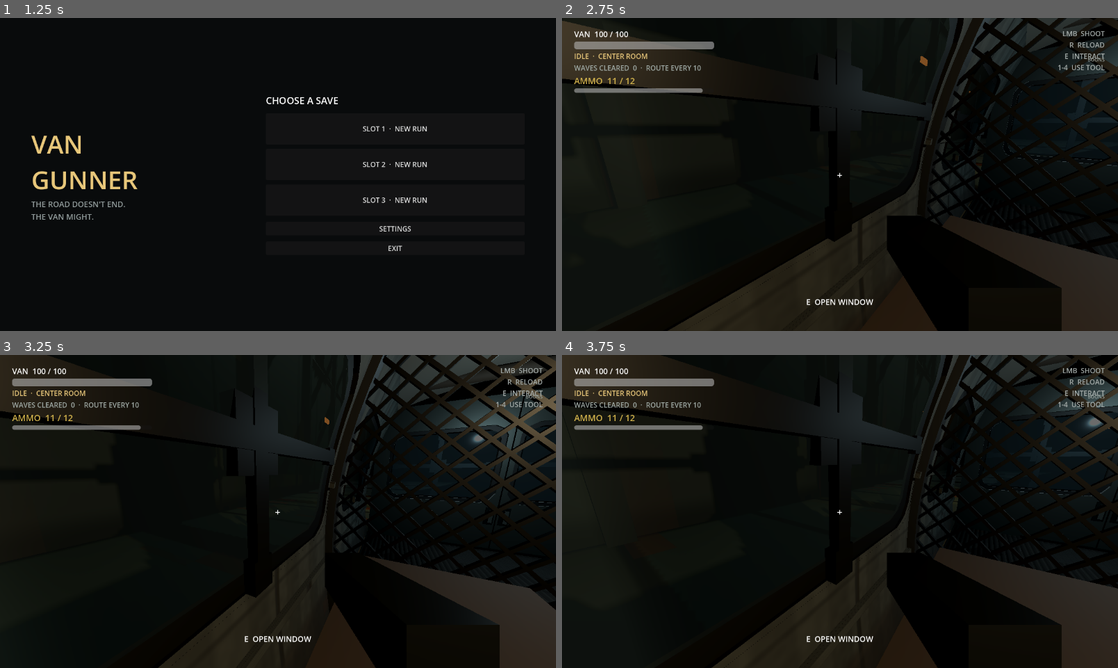
Above: before the commit, frames 1-4 (two rows, left to right).
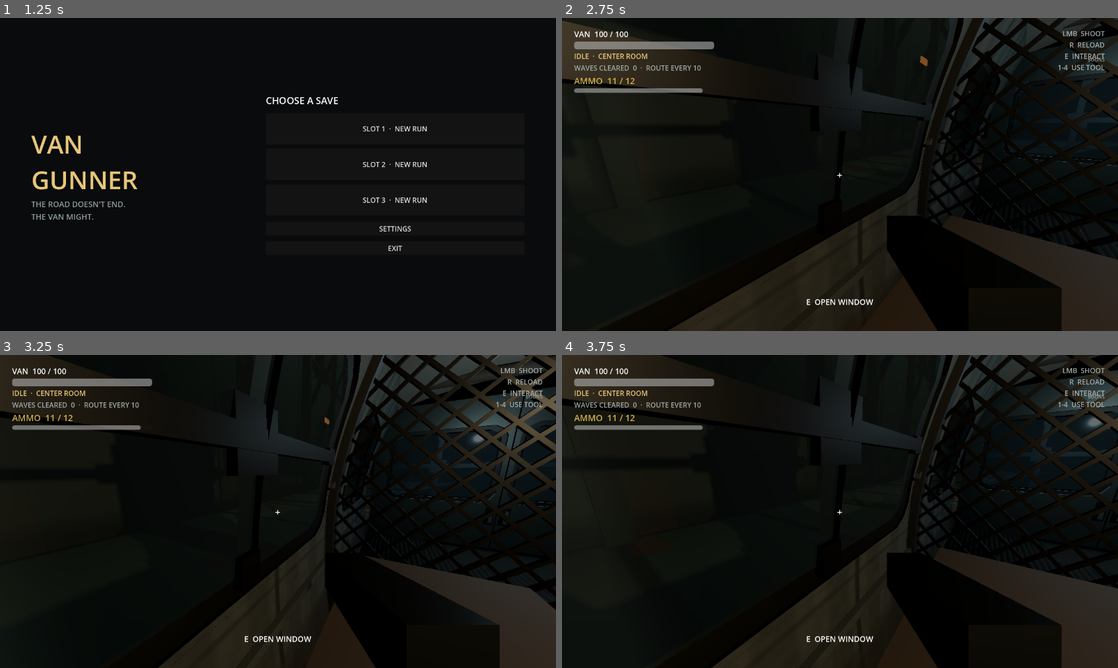
Above: after the commit, the same moments.

Repository: SebastianFreitas/van-gunner
Game: Godot game, scene res://scenes/boot/boot.tscn
Same seed, same stepped clock (60 frames per second), same inputs: the game is played once before the commit and once after it.
Inputs (mouse positions are in pixels of both pictures, inside the frame that each line leads up to):
- Up to frame 1 (1.25 s): tap Enter at 0.5 s; move the mouse to (400, 158) at 0.52 s; hold D (move_right) from 0.53 s (still down); hold E (interact) from 0.53 s (still down)
- Up to frame 2 (2.75 s): release D (move_right) at 1.25 s; release E (interact) at 1.25 s; click "SLOT 1 · NEW RUN" at 1.25 s; tap Space at 2 s; move the mouse to (812, 174) at 2.02 s; hold W (move_forward) from 2.03 s (still down); click (812, 174) at 2.1 s
- Up to frame 3 (3.25 s): keep holding W (move_forward); move the mouse to (289, 505) at 2.77 s; hold 1 (use_slot_1) from 2.78 s (still down)
- Up to frame 4 (3.75 s): keep holding W (move_forward); tap Enter at 3.5 s; move the mouse to (834, 517) at 3.52 s; release 1 (use_slot_1) at 3.53 s; tap 2 (use_slot_2) at 3.6 s

Frame 1 is identical in both runs. In frame 2, 0.2% of the frame differs, in the area x 47-73%, y 12-72%; in frame 3, 0.3%; in frame 4, 0.3%, in the area x 47-70%, y 5-74%.

Commit message:
Bend side-window iron crosses to follow the wall bow.
Keep flat rectangular bars like the rear panes instead of twisting into a pipe profile.

Co-authored-by: Cursor <cursoragent@cursor.com>

Diff:
--- a/scripts/run/broken_iron_cross.gd
+++ b/scripts/run/broken_iron_cross.gd
@@ -4,6 +4,7 @@
 ## Blown-out iron + after a window breach. Same local frame as IronCross:
 ## XY = glass face, +Z = outward. Center plate and mid-bars are gone;
 ## only frame pads + jagged stubs remain.
+## Optional side-wall curve: top/bottom pads + stubs follow VanSideWall.
 
 @export var span_width := 2.2
 @export var span_height := 1.23
@@ -11,6 +12,7 @@
 @export var bar_depth := 0.055
 @export var rivet_size := 0.045
 @export var end_pad_size := 0.16
+@export var curve_segments := 14
 @export var rebuild_on_ready := true
 
 ## 0 = fresh RNG each rebuild. Non-zero = stable look for that seed.
@@ -26,11 +28,20 @@
 
 var _built := false
 var _rng := RandomNumberGenerator.new()
+var _curve_walls: VanSideWall = null
+var _curve_mid_y := 0.0
 
 
 func _ready() -> void:
 	if rebuild_on_ready:
 		rebuild()
+
+
+## Bend remaining pads/stubs to match a bowed side wall.
+func follow_side_wall_curve(walls: VanSideWall, mid_y: float) -> void:
+	_curve_walls = walls
+	_curve_mid_y = mid_y
+	rebuild()
 
 
 func rebuild() -> void:
@@ -61,16 +72,26 @@
 	# Frame mounts stay — bars snap off inward of these.
 	_add_box("EndPad", Vector3(end_pad_size, end_pad_size * 0.85, pad_depth), Vector3(half_w, 0.0, pad_z), iron)
 	_add_box("EndPad", Vector3(end_pad_size, end_pad_size * 0.85, pad_depth), Vector3(-half_w, 0.0, pad_z), iron)
-	_add_box("EndPad", Vector3(end_pad_size * 0.85, end_pad_size, pad_depth), Vector3(0.0, half_h, pad_z), iron)
-	_add_box("EndPad", Vector3(end_pad_size * 0.85, end_pad_size, pad_depth), Vector3(0.0, -half_h, pad_z), iron)
+	_add_box(
+		"EndPad",
+		Vector3(end_pad_size * 0.85, end_pad_size, pad_depth),
+		Vector3(0.0, half_h, pad_z + _curve_z(half_h)),
+		iron
+	)
+	_add_box(
+		"EndPad",
+		Vector3(end_pad_size * 0.85, end_pad_size, pad_depth),
+		Vector3(0.0, -half_h, pad_z + _curve_z(-half_h)),
+		iron
+	)
 
 	var tip_rivet := rivet_size * 0.75
 	var tip_z := pad_z + pad_depth * 0.5 + tip_rivet * 0.3
 	for tip in [
 		Vector3(half_w, 0.0, tip_z),
 		Vector3(-half_w, 0.0, tip_z),
-		Vector3(0.0, half_h, tip_z),
-		Vector3(0.0, -half_h, tip_z),
+		Vector3(0.0, half_h, tip_z + _curve_z(half_h)),
+		Vector3(0.0, -half_h, tip_z + _curve_z(-half_h)),
 	]:
 		_add_box("TipRivet", Vector3(tip_rivet, tip_rivet, tip_rivet * 0.65), tip, rivet_mat)
 
@@ -78,8 +99,32 @@
 	# inward = direction from frame toward window center.
 	_add_stub("StubRight", Vector3(half_w, 0.0, z), Vector3(-1.0, 0.0, 0.0), half_w, iron)
 	_add_stub("StubLeft", Vector3(-half_w, 0.0, z), Vector3(1.0, 0.0, 0.0), half_w, iron)
-	_add_stub("StubTop", Vector3(0.0, half_h, z), Vector3(0.0, -1.0, 0.0), half_h, iron)
-	_add_stub("StubBottom", Vector3(0.0, -half_h, z), Vector3(0.0, 1.0, 0.0), half_h, iron)
+	_add_stub(
+		"StubTop",
+		Vector3(0.0, half_h, z + _curve_z(half_h)),
+		_curved_inward(half_h, -1.0),
+		half_h,
+		iron
+	)
+	_add_stub(
+		"StubBottom",
+		Vector3(0.0, -half_h, z + _curve_z(-half_h)),
+		_curved_inward(-half_h, 1.0),
+		half_h,
+		iron
+	)
+
+
+## Unit tangent along the wall curve from local_y toward the center (sign_dir).
+func _curved_inward(local_y: float, sign_dir: float) -> Vector3:
+	if _curve_walls == null:
+		return Vector3(0.0, sign_dir, 0.0)
+	var eps := 0.04 * sign_dir
+	var y1 := local_y + eps
+	var d := Vector3(0.0, y1 - local_y, _curve_z(y1) - _curve_z(local_y))
+	if d.length_squared() < 0.000001:
+		return Vector3(0.0, sign_dir, 0.0)
+	return d.normalized()
 
 
 func _add_stub(
@@ -116,6 +161,9 @@
 	if across.length_squared() < 0.001:
 		across = Vector3.RIGHT
 	across = across.normalized()
+	# For curved vertical stubs, across stays world-X (local iron X).
+	if absf(inward.x) < 0.01 and absf(inward.z) > 0.001:
+		across = Vector3.RIGHT
 	var x_axis := across
 	var y_axis := inward.normalized()
 	var z_axis := x_axis.cross(y_axis).normalized()
@@ -185,6 +233,12 @@
 		)
 
 
+func _curve_z(local_y: float) -> float:
+	if _curve_walls == null:
+		return 0.0
+	return _curve_walls.wall_x_at(_curve_mid_y + local_y) - _curve_walls.wall_x_at(_curve_mid_y)
+
+
 func _add_box(node_name: String, size: Vector3, pos: Vector3, material: Material) -> void:
 	_add_box_to(self, node_name, size, pos, material)
 
--- a/scripts/run/iron_cross.gd
+++ b/scripts/run/iron_cross.gd
@@ -3,6 +3,7 @@
 
 ## Welded iron + on a window pane. Local XY is the glass face; +Z is outward.
 ## Bars span the full opening so the ends meet the frame.
+## Optional side-wall curve: vertical bar + top/bottom pads follow VanSideWall.
 
 const BrokenIronCrossScene := preload("res://scenes/van/broken_iron_cross.tscn")
 
@@ -14,15 +15,26 @@
 @export var plate_depth := 0.07
 @export var rivet_size := 0.045
 @export var end_pad_size := 0.16
+@export var curve_segments := 14
 @export var rebuild_on_ready := true
 
 var _built := false
 var _broken := false
+## When set, vertical elements bend with the cargo side-wall profile.
+var _curve_walls: VanSideWall = null
+var _curve_mid_y := 0.0
 
 
 func _ready() -> void:
 	if rebuild_on_ready:
 		rebuild()
+
+
+## Bend the + to match a bowed side wall. mid_y is the window center in wall space.
+func follow_side_wall_curve(walls: VanSideWall, mid_y: float) -> void:
+	_curve_walls = walls
+	_curve_mid_y = mid_y
+	rebuild()
 
 
 ## Swap intact bars for a randomized blown-out stub set after a window breach.
@@ -44,10 +56,15 @@
 	broken.bar_depth = bar_depth
 	broken.rivet_size = rivet_size
 	broken.end_pad_size = end_pad_size
+	broken.curve_segments = curve_segments
 	broken.break_seed = 0
-	broken.rebuild_on_ready = true
+	broken.rebuild_on_ready = false
 	broken.transform = transform
 	parent.add_child(broken)
+	if _curve_walls != null:
+		broken.follow_side_wall_curve(_curve_walls, _curve_mid_y)
+	else:
+		broken.rebuild()
 
 
 ## Restore intact bars after a repair. Removes any BrokenIronCross sibling.
@@ -86,12 +103,7 @@
 		Vector3(0.0, 0.0, z),
 		iron
 	)
-	_add_box(
-		"VerticalBar",
-		Vector3(bar_width, span_height, bar_depth),
-		Vector3(0.0, 0.0, z),
-		iron
-	)
+	_add_vertical_bar(z, iron)
 
 	# Center weld plate — thicker, sits proud of the bars.
 	var plate_z := z + (plate_depth - bar_depth) * 0.5 + 0.008
@@ -120,8 +132,18 @@
 	var half_h := span_height * 0.5 - end_pad_size * 0.15
 	_add_box("EndPad", Vector3(end_pad_size, end_pad_size * 0.85, pad_depth), Vector3(half_w, 0.0, pad_z), iron)
 	_add_box("EndPad", Vector3(end_pad_size, end_pad_size * 0.85, pad_depth), Vector3(-half_w, 0.0, pad_z), iron)
-	_add_box("EndPad", Vector3(end_pad_size * 0.85, end_pad_size, pad_depth), Vector3(0.0, half_h, pad_z), iron)
-	_add_box("EndPad", Vector3(end_pad_size * 0.85, end_pad_size, pad_depth), Vector3(0.0, -half_h, pad_z), iron)
+	_add_box(
+		"EndPad",
+		Vector3(end_pad_size * 0.85, end_pad_size, pad_depth),
+		Vector3(0.0, half_h, pad_z + _curve_z(half_h)),
+		iron
+	)
+	_add_box(
+		"EndPad",
+		Vector3(end_pad_size * 0.85, end_pad_size, pad_depth),
+		Vector3(0.0, -half_h, pad_z + _curve_z(-half_h)),
+		iron
+	)
 
 	# Small corner rivets on each end pad.
 	var tip_rivet := rivet_size * 0.75
@@ -129,10 +151,81 @@
 	for tip in [
 		Vector3(half_w, 0.0, tip_z),
 		Vector3(-half_w, 0.0, tip_z),
-		Vector3(0.0, half_h, tip_z),
-		Vector3(0.0, -half_h, tip_z),
+		Vector3(0.0, half_h, tip_z + _curve_z(half_h)),
+		Vector3(0.0, -half_h, tip_z + _curve_z(-half_h)),
 	]:
 		_add_box("TipRivet", Vector3(tip_rivet, tip_rivet, tip_rivet * 0.65), tip, rivet_mat)
+
+
+func _add_vertical_bar(z: float, iron: Material) -> void:
+	if _curve_walls == null:
+		_add_box(
+			"VerticalBar",
+			Vector3(bar_width, span_height, bar_depth),
+			Vector3(0.0, 0.0, z),
+			iron
+		)
+		return
+
+	# Same flat rectangular section as a BoxMesh — only the depth centerline
+	# follows the wall bow. No tangent twist (that read as a round pipe).
+	var half_h := span_height * 0.5
+	var half_w := bar_width * 0.5
+	var half_d := bar_depth * 0.5
+	var segs := maxi(curve_segments, 2)
+	var st := SurfaceTool.new()
+	st.begin(Mesh.PRIMITIVE_TRIANGLES)
+	st.set_smooth_group(-1)
+
+	var rings: Array = []
+	for i in range(segs + 1):
+		var y := lerpf(-half_h, half_h, float(i) / float(segs))
+		var cz := z + _curve_z(y)
+		rings.append([
+			Vector3(-half_w, y, cz - half_d),
+			Vector3(half_w, y, cz - half_d),
+			Vector3(half_w, y, cz + half_d),
+			Vector3(-half_w, y, cz + half_d),
+		])
+
+	for i in range(segs):
+		var a: Array = rings[i]
+		var b: Array = rings[i + 1]
+		# Cabin face (-Z), exterior (+Z), then left/right sides.
+		_add_quad(st, a[0], b[0], b[1], a[1])
+		_add_quad(st, a[3], a[2], b[2], b[3])
+		_add_quad(st, a[0], a[3], b[3], b[0])
+		_add_quad(st, a[1], b[1], b[2], a[2])
+
+	var bottom: Array = rings[0]
+	var top: Array = rings[segs]
+	_add_quad(st, bottom[0], bottom[1], bottom[2], bottom[3])
+	_add_quad(st, top[0], top[3], top[2], top[1])
+
+	st.generate_normals()
+	st.generate_tangents()
+	var mi := MeshInstance3D.new()
+	mi.name = "VerticalBar"
+	mi.mesh = st.commit()
+	mi.material_override = iron
+	mi.cast_shadow = GeometryInstance3D.SHADOW_CASTING_SETTING_ON
+	add_child(mi)
+
+
+## Local +Z offset so a point at local_y sits on the side-wall profile.
+func _curve_z(local_y: float) -> float:
+	if _curve_walls == null:
+		return 0.0
+	return _curve_walls.wall_x_at(_curve_mid_y + local_y) - _curve_walls.wall_x_at(_curve_mid_y)
+
+
+func _add_quad(st: SurfaceTool, a: Vector3, b: Vector3, c: Vector3, d: Vector3) -> void:
+	st.add_vertex(a)
+	st.add_vertex(b)
+	st.add_vertex(c)
+	st.add_vertex(a)
+	st.add_vertex(c)
+	st.add_vertex(d)
 
 
 func _add_box(node_name: String, size: Vector3, pos: Vector3, material: Material) -> void:
--- a/scripts/run/side_doors.gd
+++ b/scripts/run/side_doors.gd
@@ -182,7 +182,10 @@
 		breakable.bind_glass_visual(glass)
 
 	_place_on_curve(leaf.get_node_or_null("Handle") as Node3D, walls, sign, x_ref, mid_y, 1.375, 0.85, 0.12)
-	_place_on_curve(leaf.get_node_or_null("IronCross") as Node3D, walls, sign, x_ref, mid_y, DOOR_WIN_CENTER_Y, 0.0, 0.03)
+	var iron_cross := leaf.get_node_or_null("IronCross") as IronCross
+	_place_on_curve(iron_cross, walls, sign, x_ref, mid_y, DOOR_WIN_CENTER_Y, 0.0, 0.03)
+	if iron_cross:
+		iron_cross.follow_side_wall_curve(walls, DOOR_WIN_CENTER_Y)
 	_place_on_curve(breakable as Node3D, walls, sign, x_ref, mid_y, DOOR_WIN_CENTER_Y, 0.0, 0.055)
 
 
--- a/scripts/run/side_windows.gd
+++ b/scripts/run/side_windows.gd
@@ -129,7 +129,10 @@
 	if breakable and breakable.has_method("bind_glass_visual"):
 		breakable.bind_glass_visual(glass)
 
-	_place_on_curve(hinge.get_node_or_null("IronCross") as Node3D, walls, sign, x_ref, y_hinge, mid_y, 0.0, 0.02)
+	var iron_cross := hinge.get_node_or_null("IronCross") as IronCross
+	_place_on_curve(iron_cross, walls, sign, x_ref, y_hinge, mid_y, 0.0, 0.02)
+	if iron_cross:
+		iron_cross.follow_side_wall_curve(walls, mid_y)
 	_place_on_curve(breakable as Node3D, walls, sign, x_ref, y_hinge, mid_y, 0.0, 0.04)
 	_place_on_curve(hinge.get_node_or_null("Interact") as Node3D, walls, sign, x_ref, y_hinge, mid_y, 0.0, 0.0)
 
